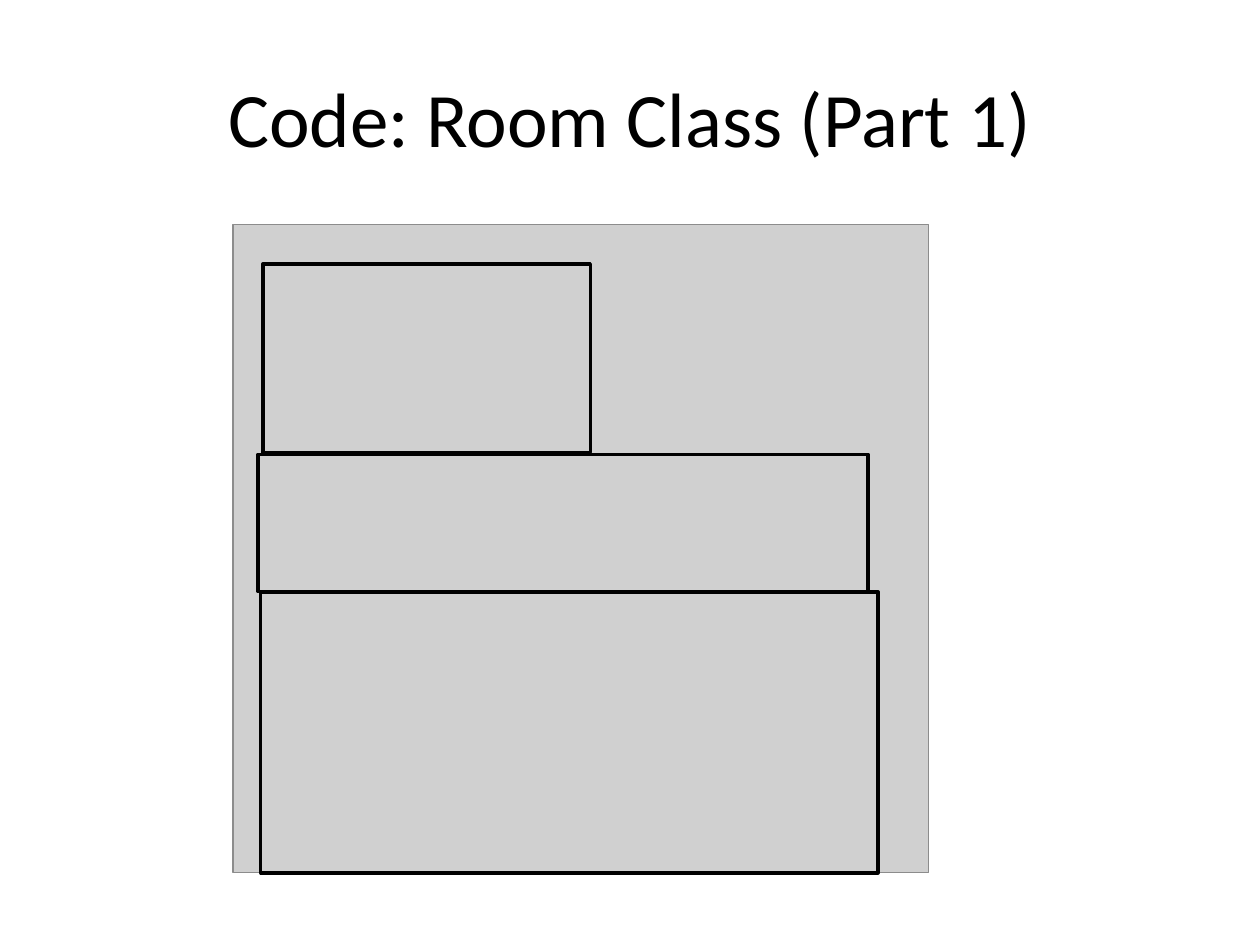
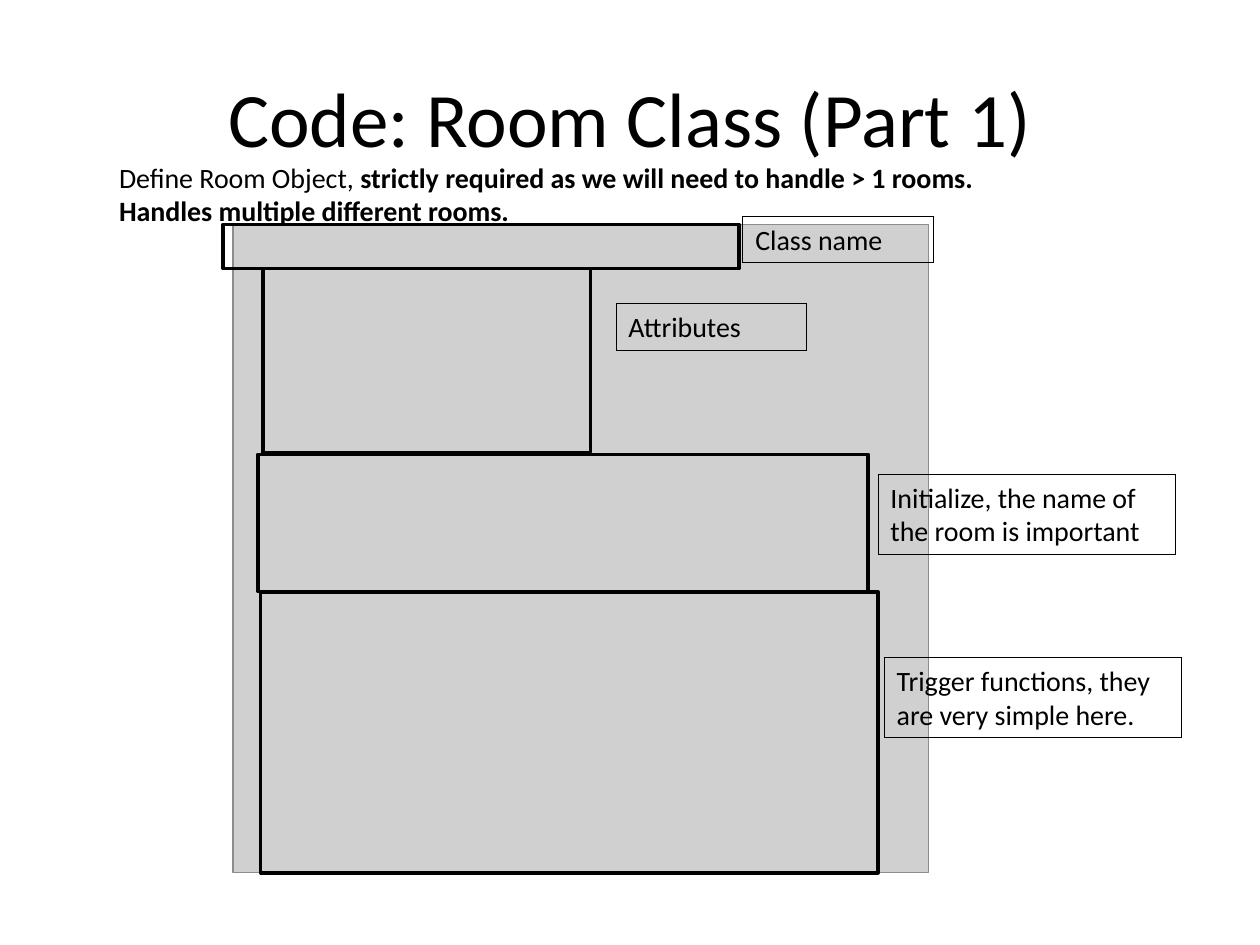
Before and after one commit to jzrlza/SmartHomePrototype, a slide deck: slide 19 of project_presentation.pptx. Drawn at 1260x945 pixels with LibreOffice and Linux fonts; fonts in the diff are those of the drawing; grey boxes stand for pictures. Boxes give left, top, right and bottom in pixels: in the first picture for what was removed or moved away, otherwise in the second. Text is boxed around its words. In the diff, an @@ line names an element or a change of style, - is before the commit and + after.

```diff
--- a/project_presentation.pptx
+++ b/project_presentation.pptx
@@ text added at bbox=[119, 168, 973, 228], 16 pt, text #000000, bold @@
+Define Room Object, strictly required as we will need to handle > 1 rooms.
+Handles multiple different rooms.
@@ rectangle added at bbox=[223, 224, 738, 268], outline #000000 2 pt @@
@@ rectangle added at bbox=[743, 217, 935, 263], outline #000000 0.75 pt, 16 pt, text #000000 @@
+Class name
@@ rectangle added at bbox=[616, 304, 808, 350], outline #000000 0.75 pt, 16 pt, text #000000 @@
+Attributes
@@ rectangle added at bbox=[878, 474, 1176, 554], outline #000000 0.75 pt, 16 pt, text #000000 @@
+Initialize, the name of the room is important
@@ rectangle added at bbox=[885, 658, 1182, 738], outline #000000 0.75 pt, 16 pt, text #000000 @@
+Trigger functions, they are very simple here.
```
Also in this commit, not shown: 8 other slides changed.
